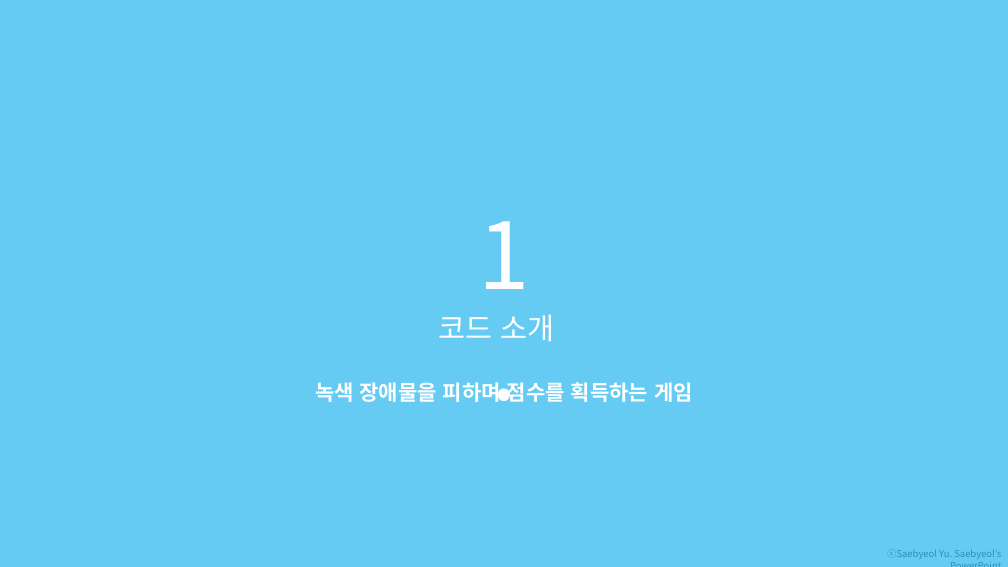
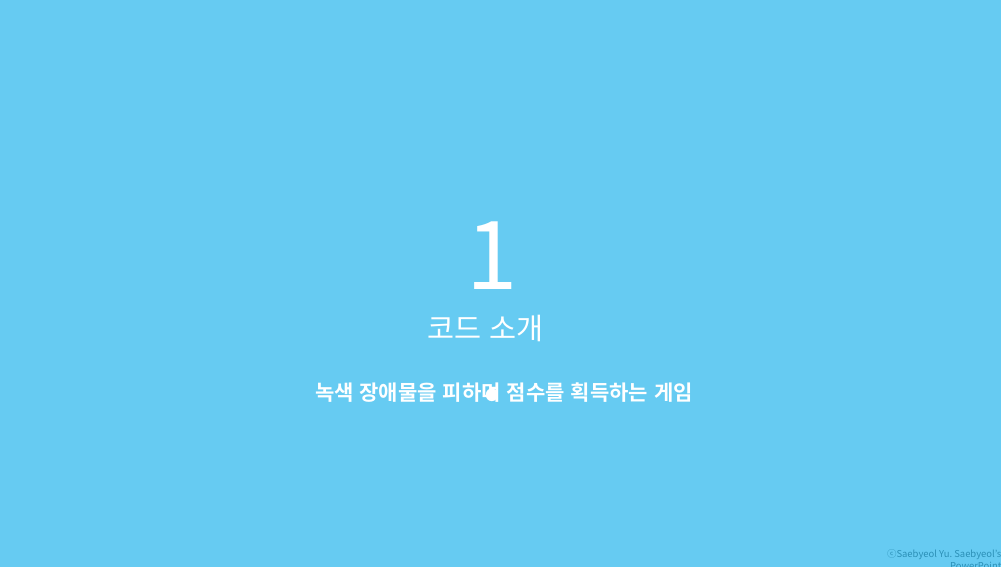
Before and after one commit to Mr-Forger/GP, a slide deck: slide 3 of 231108/231108ppt.pptx. Drawn at 1008x567 pixels with LibreOffice and Linux fonts; fonts in the diff are those of the drawing; background and template pictures are left out. Boxes give left, top, right and bottom in pixels: in the first picture for what was removed or moved away, otherwise in the second. Text is boxed around its words. In the diff, an @@ line names an element or a change of style, - is before the commit and + after.

```diff
--- a/231108/231108ppt.pptx
+++ b/231108/231108ppt.pptx
@@ rectangle: place and size @@
-rectangle at [0, 0, 1008, 567]
+rectangle at [0, 0, 1001, 567]
@@ text "1.": place and size @@
-text "1." at [478, 221, 529, 289]
+text "1." at [467, 221, 518, 289]
@@ text "코드 소개": place and size @@
-text "코드 소개" at [439, 314, 555, 342]
+text "코드 소개" at [427, 314, 543, 342]
```
Also in this commit, not shown: 3 other slides changed.
